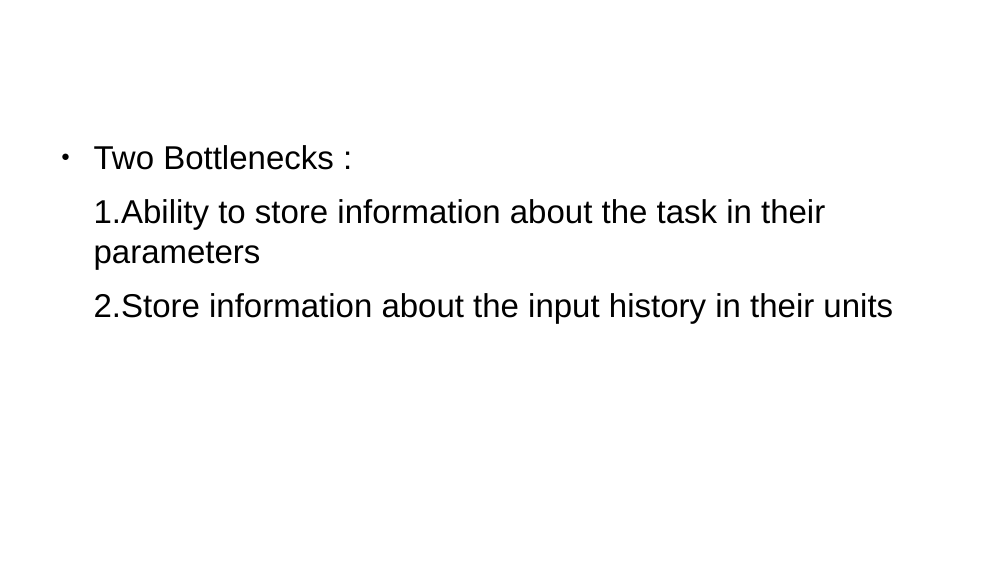
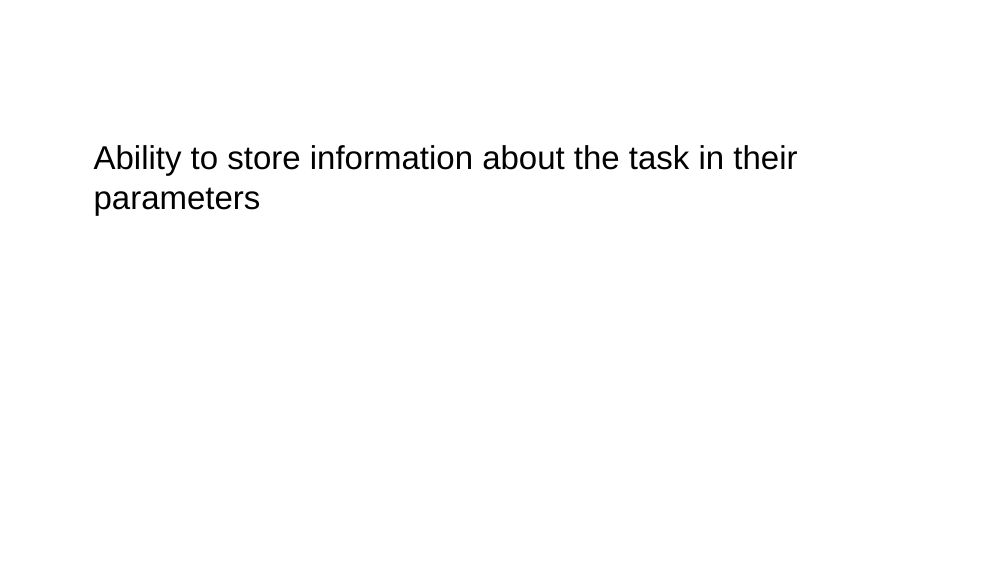
Before and after one commit to Lu-Yi-Hsun/home, a slide deck: slide 6 of docs/Machine Learning/Neural Networks/RNN/paper/2017 CAPACITY ANDTRAINABILITY INR ECURRENT NEURALN ETWORKS.odp (slide 4 before the commit). Drawn at 1008x567 pixels with LibreOffice and Linux fonts; fonts in the diff are those of the drawing; background and template pictures are left out. Boxes give left, top, right and bottom in pixels: in the first picture for what was removed or moved away, otherwise in the second. Text is boxed around its words. In the diff, an @@ line names an element or a change of style, - is before the commit and + after.

```diff
--- a/docs/Machine Learning/Neural Networks/RNN/paper/2017 CAPACITY ANDTRAINABILITY INR ECURRENT NEURALN ETWORKS.odp
+++ b/docs/Machine Learning/Neural Networks/RNN/paper/2017 CAPACITY ANDTRAINABILITY INR ECURRENT NEURALN ETWORKS.odp
@@ text at (94,145,797,216): text changed @@
-● Two Bottlenecks :
-1.Ability to store information about the task in their parameters
-2.Store information about the input history in their units
+Ability to store information about the task in their parameters
```
Also in this commit, not shown: 3 other slides changed, 13 slides added, 32 other files.
